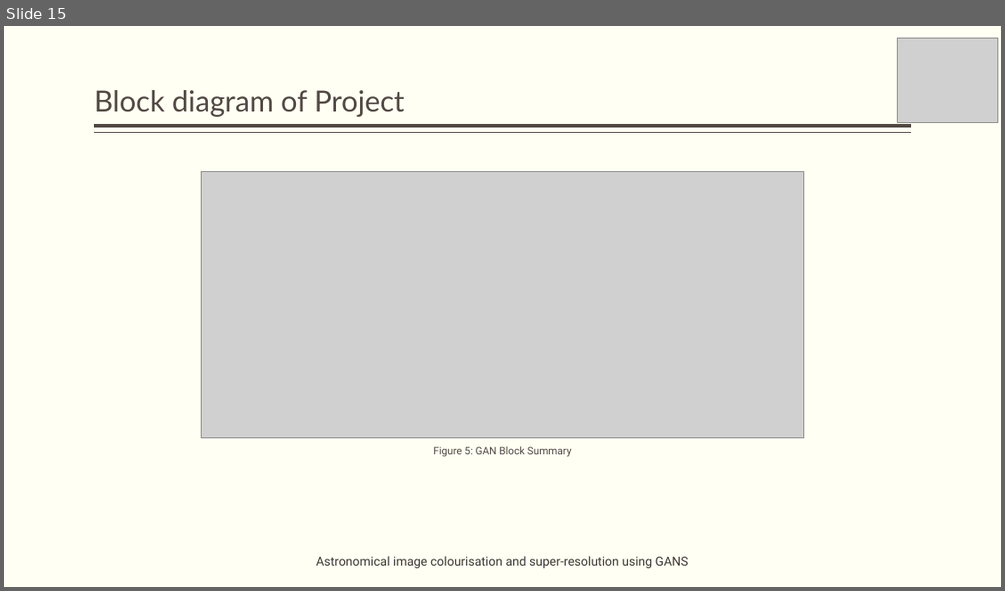
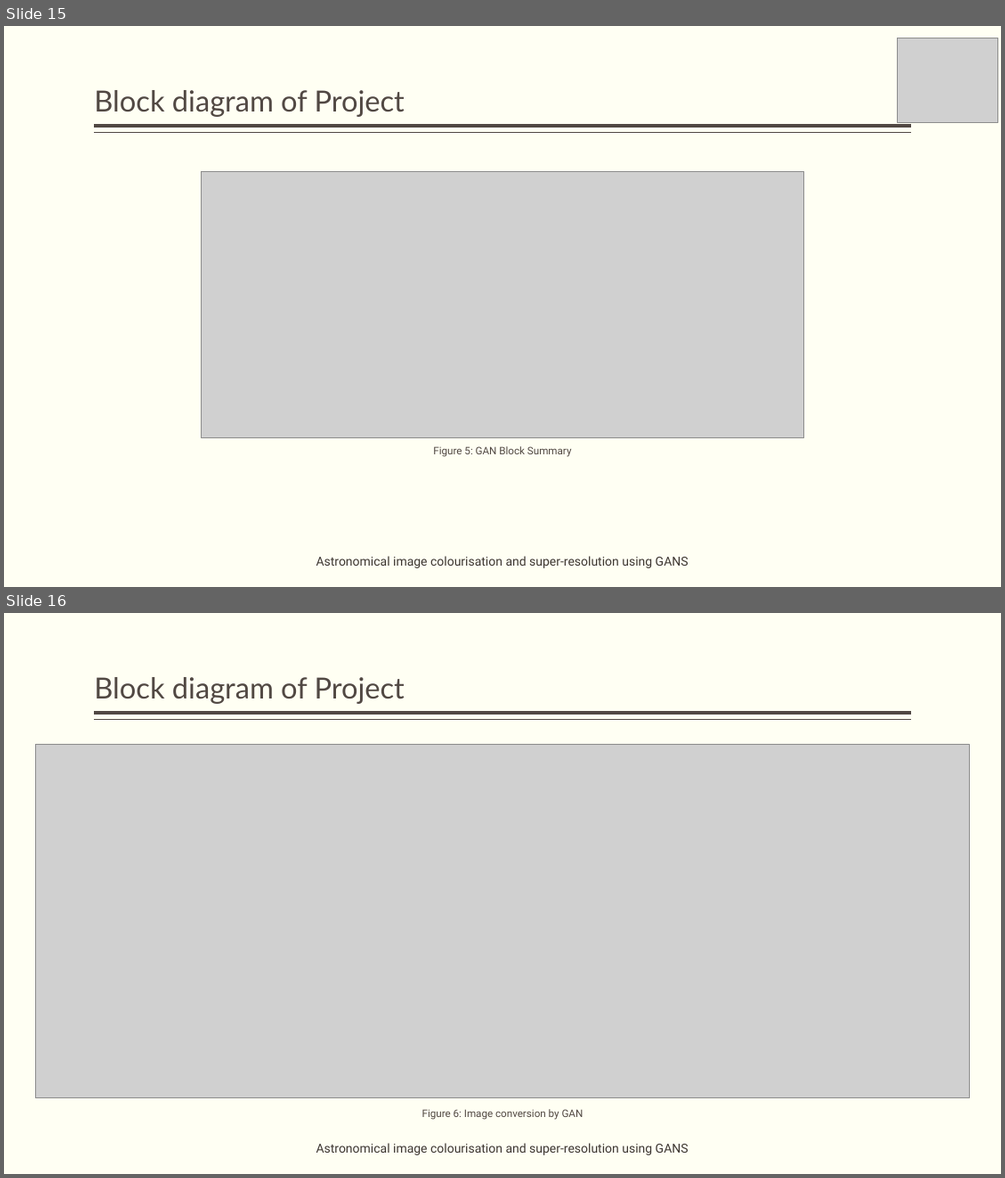
Before and after one commit to obi-wan-shinobi/Literature-Review, a slide deck: Presentation/Stage_1/stage_1_presentation.pptx. Shown one above the other, each under a label of ours: slide 15 before the commit, slides 15 and 16 after it. The pictures are 1005x591 and 1005x1178 pixels, drawn with LibreOffice and Linux fonts; fonts in the diff are those of the drawing; grey boxes stand for pictures. Boxes give left, top, right and bottom in pixels: in the first picture for what was removed or moved away, otherwise in the second. Text is boxed around its words. In the diff, an @@ line names an element or a change of style, - is before the commit and + after.

Commit message:
GAN image processing visualization

```diff
--- a/Presentation/Stage_1/stage_1_presentation.pptx
+++ b/Presentation/Stage_1/stage_1_presentation.pptx
@@ slide 16 added at (x1=4, y1=613, x2=1001, y2=1174), background #FFFFF3; not listed: 2 template elements that a slide beside it also shows @@
@@ title added at (x1=94, y1=677, x2=404, y2=704), 28 pt, text #514843 @@
+Block diagram of Project
@@ picture added at (x1=36, y1=744, x2=970, y2=1098) @@
@@ text added at (x1=422, y1=1109, x2=583, y2=1119), 10 pt, text #514843 @@
+Figure 6: Image conversion by GAN
@@ text added at (x1=316, y1=1143, x2=688, y2=1155), 12 pt, text #3D3632 @@
+Astronomical image colourisation and super-resolution using GANS
```
Also in this commit, not shown: 3 slides changed, 6 other files.
